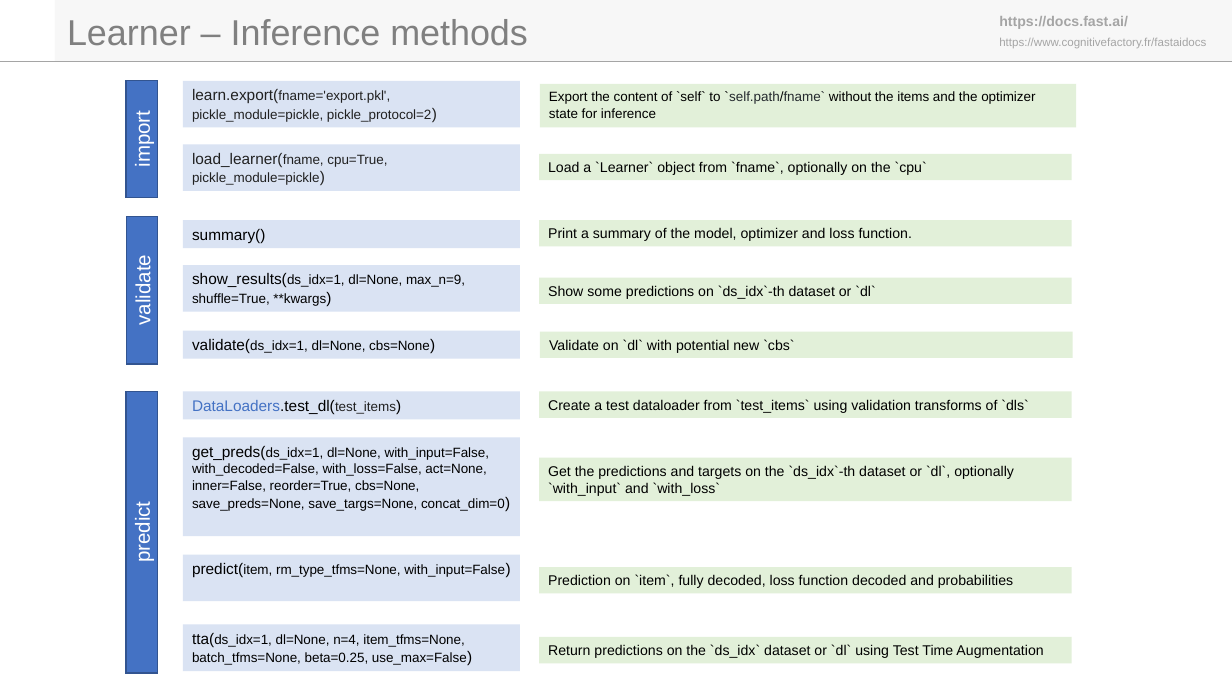
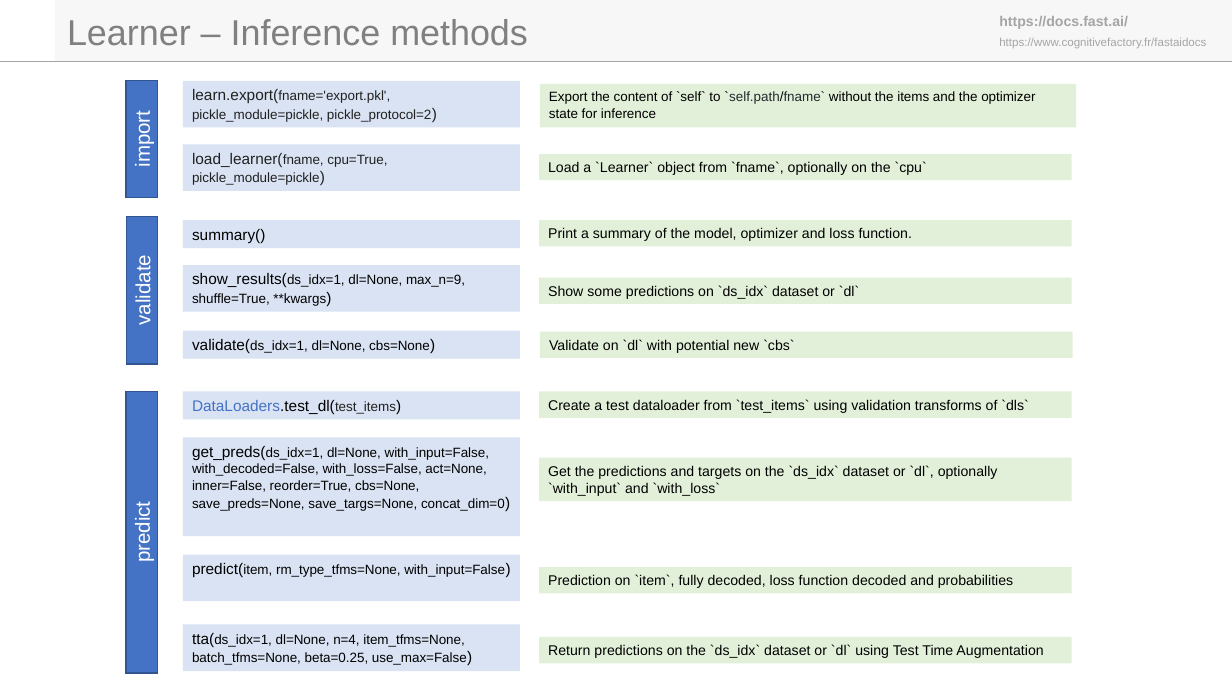
Before and after one commit to laurentprudhon/cognitivefactory-blog, a slide deck: slide 7 of fastaidocs/fastai_docs_v1.pptx. Drawn at 1232x693 pixels with LibreOffice and Linux fonts; fonts in the diff are those of the drawing; background and template pictures are left out. Boxes give left, top, right and bottom in pixels: in the first picture for what was removed or moved away, otherwise in the second. Text is boxed around its words. In the diff, an @@ line names an element or a change of style, - is before the commit and + after.

```diff
--- a/fastaidocs/fastai_docs_v1.pptx
+++ b/fastaidocs/fastai_docs_v1.pptx
@@ text in rectangle at <box>548,285,859,299</box>: text changed @@
-Show some predictions on `ds_idx`-th dataset or `dl`
+Show some predictions on `ds_idx` dataset or `dl`
@@ text in rectangle at <box>548,465,998,496</box>: text changed @@
-Get the predictions and targets on the `ds_idx`-th dataset or `dl`, optionally `with_input` and `with_loss`
+Get the predictions and targets on the `ds_idx` dataset or `dl`, optionally `with_input` and `with_loss`
```
Also in this commit, not shown: 1 other slide changed, 2 other files.
